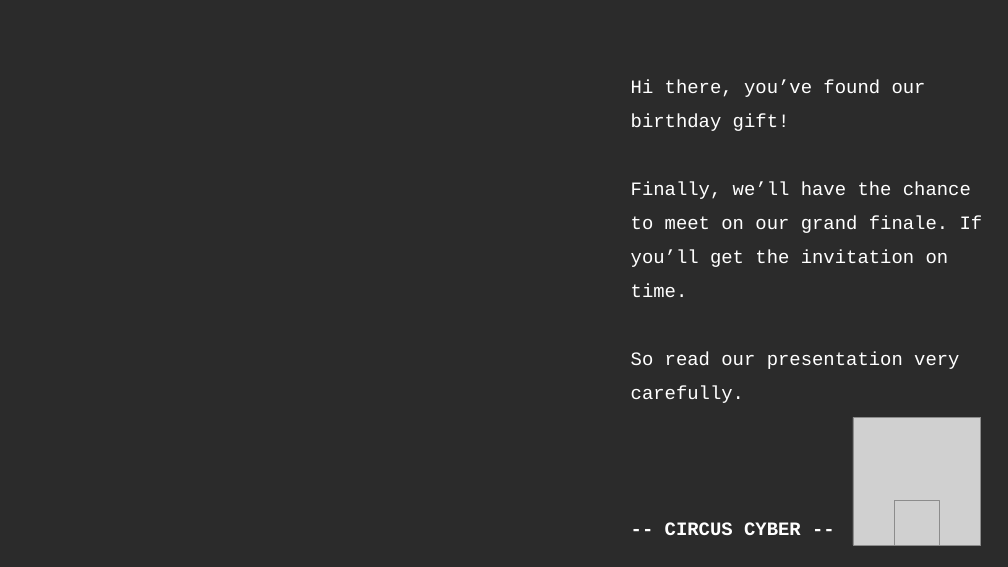
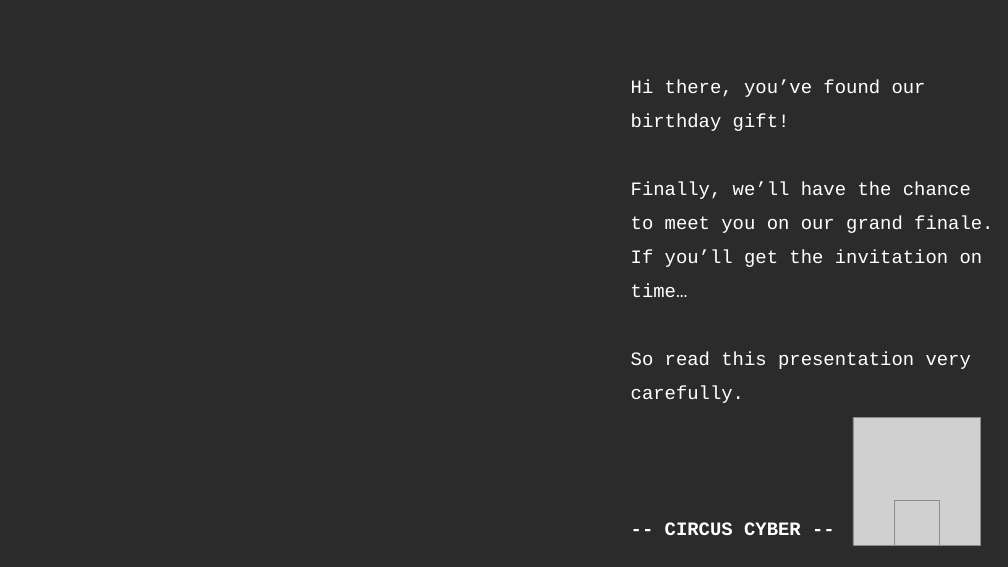
Before and after one commit to jdv-c2/challenge-3, a slide deck: slide 1 of hotel/solve-the-riddle.ppsx. Drawn at 1008x567 pixels with LibreOffice and Linux fonts; fonts in the diff are those of the drawing; grey boxes stand for pictures; background and template pictures are left out; a plain dark background stands for a picture behind light text. Boxes give left, top, right and bottom in pixels: in the first picture for what was removed or moved away, otherwise in the second. Text is boxed around its words. In the diff, an @@ line names an element or a change of style, - is before the commit and + after.

```diff
--- a/hotel/solve-the-riddle.ppsx
+++ b/hotel/solve-the-riddle.ppsx
@@ text at <box>631,182,993,403</box>: text changed @@
-Finally, we’ll have the chance to meet on our grand finale. If you’ll get the invitation on time.
-So read our presentation very carefully.
+Finally, we’ll have the chance to meet you on our grand finale. If you’ll get the invitation on time…
+So read this presentation very carefully.
```
Also in this commit, not shown: 3 other slides changed.
